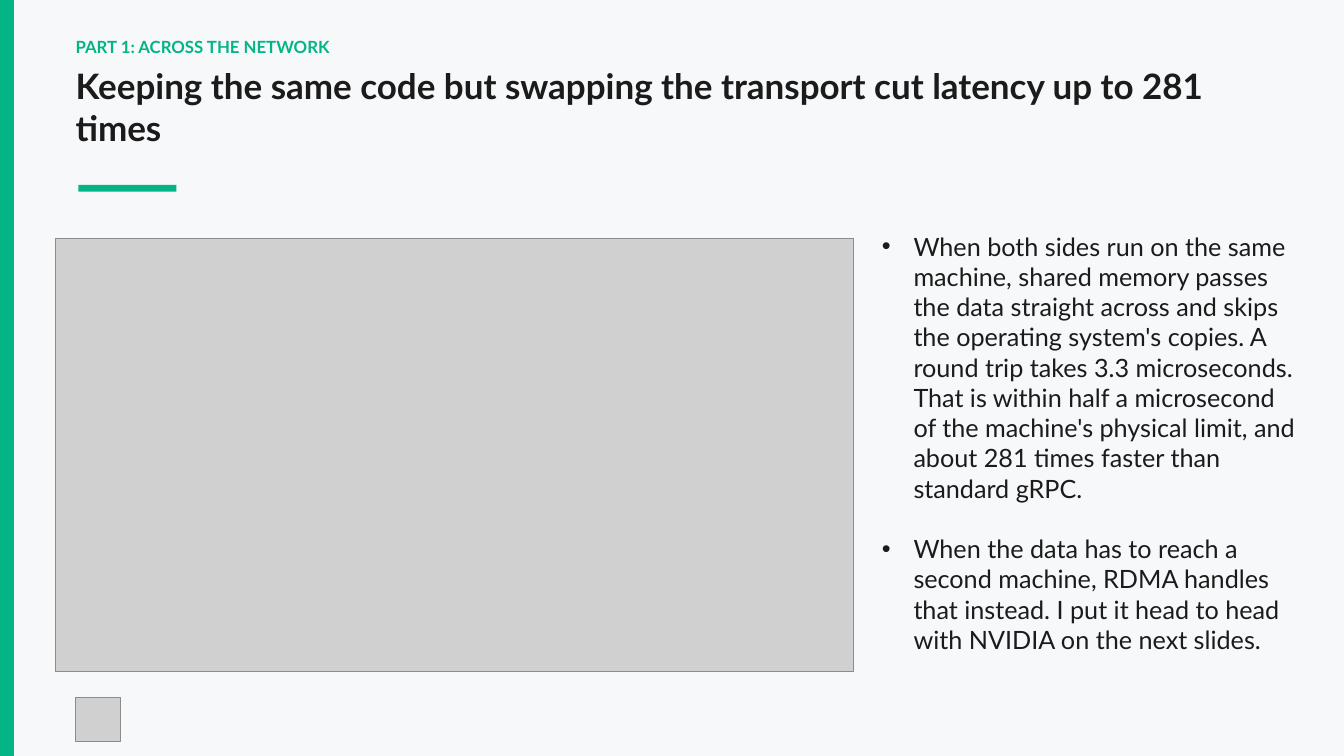
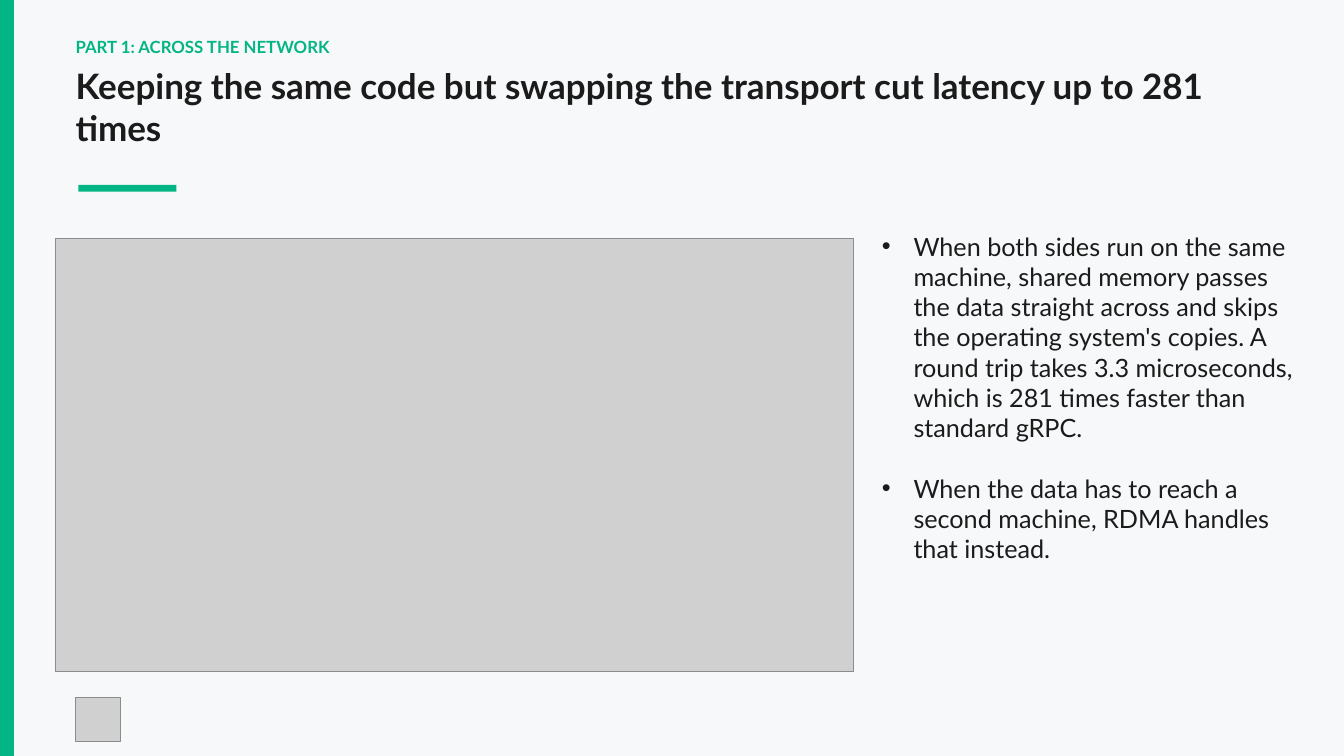
Before and after one commit to dvthomas01/DAQIRI_v_GRPC, a slide deck: slide 3 of presentation/Intern_showcase_Dami.pptx. Drawn at 1344x756 pixels with LibreOffice and Linux fonts; fonts in the diff are those of the drawing; grey boxes stand for pictures. Boxes give left, top, right and bottom in pixels: in the first picture for what was removed or moved away, otherwise in the second. Text is boxed around its words. In the diff, an @@ line names an element or a change of style, - is before the commit and + after.

```diff
--- a/presentation/Intern_showcase_Dami.pptx
+++ b/presentation/Intern_showcase_Dami.pptx
@@ text at (914,237,1293,559): text changed @@
-• When both sides run on the same machine, shared memory passes the data straight across and skips the operating system's copies. A round trip takes 3.3 microseconds. That is within half a microsecond of the machine's physical limit, and about 281 times faster than standard gRPC.
-• When the data has to reach a second machine, RDMA handles that instead. I put it head to head with NVIDIA on the next slides.
+• When both sides run on the same machine, shared memory passes the data straight across and skips the operating system's copies. A round trip takes 3.3 microseconds, which is 281 times faster than standard gRPC.
+• When the data has to reach a second machine, RDMA handles that instead.
```
Also in this commit, not shown: 5 other slides changed, 6 slides added, 2 slides removed, 7 other files.
